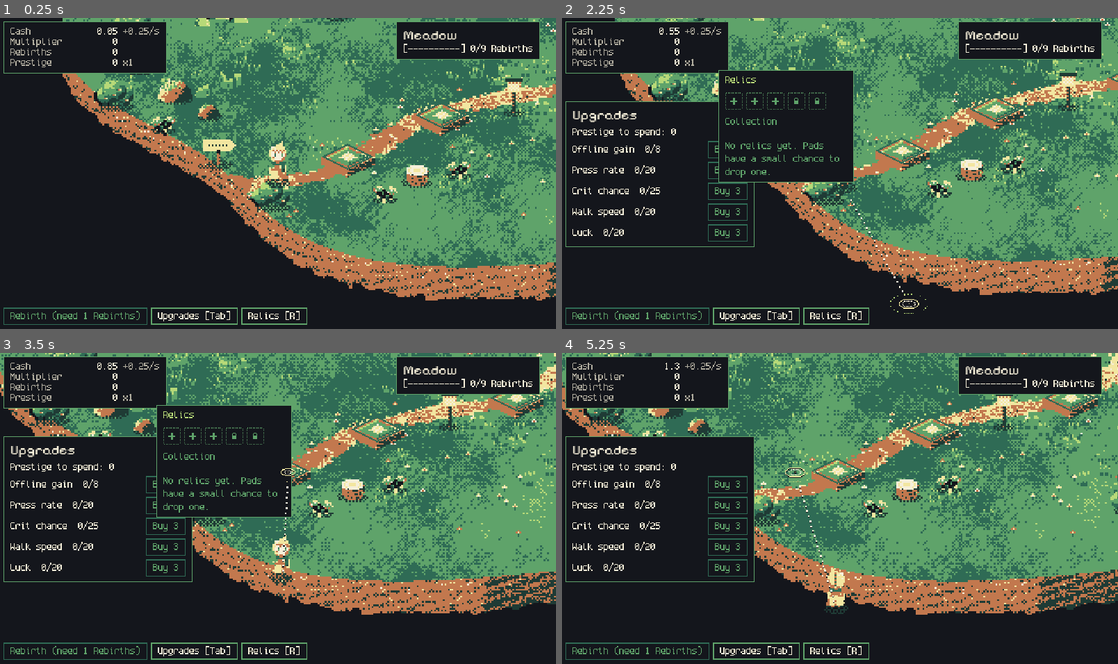
Above: before the commit, frames 1-4 (two rows, left to right).
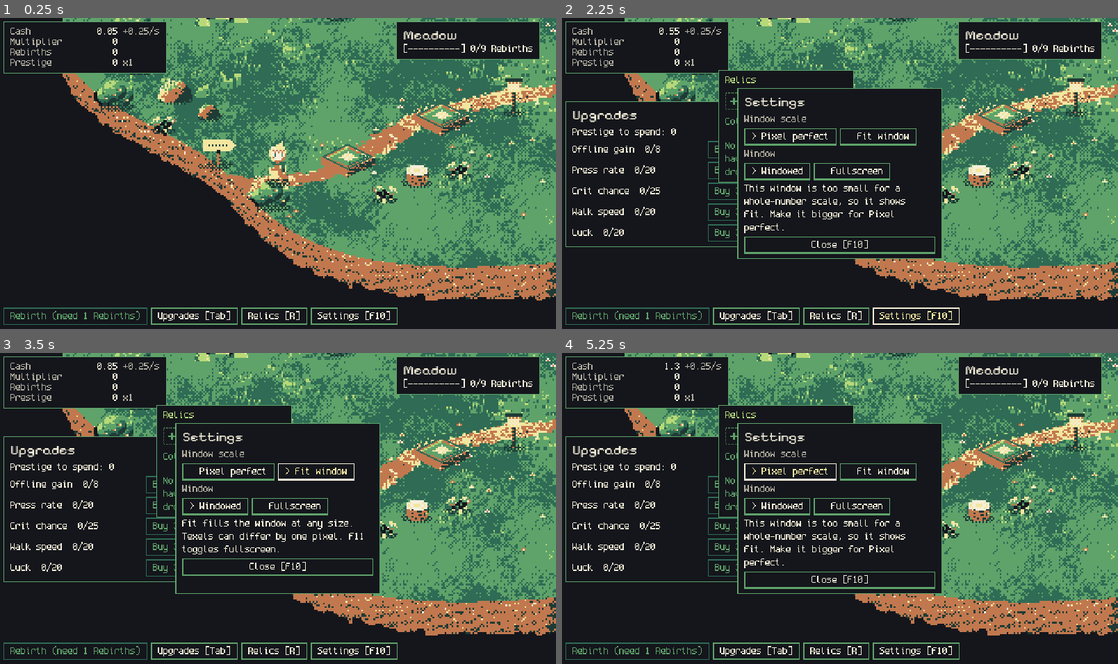
Above: after the commit, the same moments.

Repository: FreezingShock/Plinky
Game: Godot game, scene res://main.tscn
Two runs of this game, one before a commit and one after it. Both use one fixed random seed, a clock stepped at 60 frames per second and the inputs below.
Inputs (mouse positions are in pixels of both pictures, inside the frame that each line leads up to):
- Up to frame 1 (0.25 s): no input
- Up to frame 2 (2.25 s): click "Upgrades [Tab]" at 0.5 s; click "Relics [R]" at 1.25 s; click (917, 316) at 2 s, where only the run after the commit has a clickable "Settings [F10]"
- Up to frame 3 (3.5 s): click (316, 471) at 2.75 s, where only the run after the commit has a clickable "Fit window"
- Up to frame 4 (5.25 s): click (789, 471) at 3.5 s, where only the run after the commit has a clickable "Pixel perfect"; tap Enter (ui_accept) at 4.25 s; drag from (734, 436) to (895, 440) at 4.27 s; click (789, 471) at 5 s, where only the run after the commit has a clickable "> Pixel perfect"

The runs differ from the first frame. In frame 1, 0.2% of the frame differs, in the area x 55-72%, y 93-99%; in frame 2, 28%; in frame 3, 37%; in frame 4, 44%, in the area x 0-100%, y 0-99%.

Commit message:
Add Settings panel with Pixel perfect / Fit window and fullscreen
- DisplaySettings: window scale (Pixel perfect or Fit) and windowed/fullscreen,
  saved to user://settings.cfg. Pixel perfect falls back to Fit below 2x so the
  640x360 view never shrinks to a 1x island in a bigger window.
- DisplayPanel: Settings panel (F10 or bottom-bar button). F11 toggles fullscreen.
- Main re-applies scaling on every window resize, min window size 640x360.
- tools/size_shots.gd: captures the real main scene at several window sizes
  and the settings panel into shots/sizes/.
- Decisions logged in docs/decisions.md.

Co-Authored-By: Claude Haiku 5.5 <noreply@anthropic.com>
Claude-Session: https://claude.ai/code/session_01Pmx9dVeV2kXYxzyrPCKLgJ

Diff:
--- a/main.gd
+++ b/main.gd
@@ -21,11 +21,14 @@
 var hud: Hud
 var tooltip: PadTooltip
 var relic_panel: RelicPanel
+var display_panel: DisplayPanel
 var palette_id: StringName = Palettes.MEADOW
 
 
 func _ready() -> void:
 	mouse_filter = Control.MOUSE_FILTER_IGNORE  # pads and walker read clicks in _unhandled_input; STOP on the root swallowed them all
+	DisplaySettings.apply(get_window())
+	get_window().size_changed.connect(_on_window_resized)
 	sim = GameState.sim
 	theme = (load(THEME_PATH) as Theme).duplicate(true)
 	texture_filter = CanvasItem.TEXTURE_FILTER_NEAREST
@@ -80,6 +83,7 @@
 	add_child(hud)
 	hud.setup(sim)
 	_wire_relics()
+	_wire_display()
 	tooltip = PadTooltip.new()
 	add_child(tooltip)
 
@@ -112,12 +116,23 @@
 
 
 func _unhandled_key_input(event: InputEvent) -> void:
-	if event is InputEventKey and event.pressed and not event.echo and event.keycode == KEY_ESCAPE:
-		var any: bool = relic_panel.visible or hud.upgrades_open()
+	if not (event is InputEventKey and event.pressed and not event.echo):
+		return
+	if event.keycode == KEY_F11:
+		DisplaySettings.toggle_fullscreen(get_window())
+		get_viewport().set_input_as_handled()
+	elif event.keycode == KEY_ESCAPE:
+		var any: bool = relic_panel.visible or hud.upgrades_open() or display_panel.visible
 		relic_panel.hide()
+		display_panel.close()
 		hud.close_panels()
 		if any:
 			get_viewport().set_input_as_handled()
+
+
+## Window resize: re-pick integer or fit scaling for the new window size.
+func _on_window_resized() -> void:
+	DisplaySettings.apply(get_window())
 
 
 ## The Walker anchor sits on the pad path. Slide the start away from every pad (>= SPAWN_CLEARANCE texels,
@@ -208,3 +223,15 @@
 	hud.relic_panel_toggled.connect(func(_open: bool) -> void: panel.visible = not panel.visible)
 	inv.relic_gained.connect(func(id: StringName, _s: int) -> void:
 		Juice.relic_drop(pad_glow, inv.rarity_of(id)))
+
+
+## Settings panel (F10 or the bottom-bar button). Centred over the view, closes with F10 or Esc.
+func _wire_display() -> void:
+	display_panel = DisplayPanel.new()
+	hud.add_child(display_panel)
+	display_panel.bind(get_window())
+	hud.settings_toggled.connect(func(_open: bool) -> void:
+		if display_panel.visible:
+			display_panel.close()
+		else:
+			display_panel.open())
--- /dev/null
+++ b/tools/size_shots.gd
@@ -0,0 +1,69 @@
+extends SceneTree
+## Captures the real main scene at several window sizes and both scale modes, then the settings panel.
+## Writes PNGs to shots/sizes/. Needs a real window (not --headless).
+## Run: godot --path . --script tools/size_shots.gd
+
+## [width, height, scale mode (0 = Pixel perfect, 1 = Fit)]
+const CASES: Array = [
+	[1280, 720, 0],
+	[1024, 768, 0],
+	[1366, 768, 0],
+	[1024, 768, 1],
+	[1920, 1080, 0],
+	[1920, 1080, 1],
+	[1600, 1000, 1],
+	[2560, 1080, 1],
+	[800, 600, 1],
+]
+const SETTLE_FRAMES: int = 12
+
+
+func _init() -> void:
+	var out_dir: String = ProjectSettings.globalize_path("res://shots/sizes")
+	DirAccess.make_dir_recursive_absolute(out_dir)
+	var main: Node = (load("res://main.tscn") as PackedScene).instantiate()
+	root.add_child(main)
+	await _settle()
+
+	for c: Array in CASES:
+		var w: int = c[0]
+		var h: int = c[1]
+		DisplaySettings.set_scale_mode(root, c[2])
+		DisplayServer.window_set_size(Vector2i(w, h))
+		await _settle()
+		DisplaySettings.apply(root)
+		await _settle()
+		var real: Vector2i = DisplayServer.window_get_size()
+		var fname: String = "%dx%d_%s" % [real.x, real.y, "pixel" if c[2] == 0 else "fit"]
+		print("shot ", fname, " scale=", DisplaySettings.integer_scale(root), " stretch=", root.content_scale_stretch)
+		_save(out_dir + "/" + fname + ".png")
+
+	# Settings panel open at 1920x1080 Pixel perfect.
+	DisplaySettings.set_scale_mode(root, DisplaySettings.Scale.PIXEL)
+	DisplayServer.window_set_size(Vector2i(1920, 1080))
+	await _settle()
+	DisplaySettings.apply(root)
+	await _settle()
+	Input.parse_input_event(_key(KEY_F10, true))
+	Input.parse_input_event(_key(KEY_F10, false))
+	await _settle()
+	_save(out_dir + "/settings_panel_1920x1080.png")
+	quit(0)
+
+
+func _settle() -> void:
+	for i in SETTLE_FRAMES:
+		await process_frame
+
+
+func _key(code: Key, down: bool) -> InputEventKey:
+	var ev := InputEventKey.new()
+	ev.keycode = code
+	ev.physical_keycode = code
+	ev.pressed = down
+	return ev
+
+
+func _save(path: String) -> void:
+	var img: Image = root.get_texture().get_image()
+	print("save ", path, " err=", img.save_png(path))
--- /dev/null
+++ b/ui/display_panel.gd
@@ -0,0 +1,111 @@
+class_name DisplayPanel
+extends PanelContainer
+## Settings panel (F10, or the Settings button in the bottom bar). Window scale and window mode.
+## Every choice writes through DisplaySettings, so it is saved and applied at once.
+
+var _win: Window
+var _pixel_btn: PixelButton
+var _fit_btn: PixelButton
+var _window_btn: PixelButton
+var _full_btn: PixelButton
+var _hint: Label
+
+
+func bind(win: Window) -> void:
+	_win = win
+	visible = false
+	var v := VBoxContainer.new()
+	v.add_theme_constant_override("separation", 4)
+	add_child(v)
+
+	var title := Label.new()
+	title.theme_type_variation = &"TitleLabel"
+	title.text = "Settings"
+	v.add_child(title)
+
+	v.add_child(_caption("Window scale"))
+	var scale_row := HBoxContainer.new()
+	scale_row.add_theme_constant_override("separation", 4)
+	v.add_child(scale_row)
+	_pixel_btn = _option(scale_row, "Pixel perfect", func() -> void:
+		DisplaySettings.set_scale_mode(_win, DisplaySettings.Scale.PIXEL)
+		refresh())
+	_fit_btn = _option(scale_row, "Fit window", func() -> void:
+		DisplaySettings.set_scale_mode(_win, DisplaySettings.Scale.FIT)
+		refresh())
+
+	v.add_child(_caption("Window"))
+	var mode_row := HBoxContainer.new()
+	mode_row.add_theme_constant_override("separation", 4)
+	v.add_child(mode_row)
+	_window_btn = _option(mode_row, "Windowed", func() -> void:
+		DisplaySettings.set_fullscreen(_win, false)
+		refresh())
+	_full_btn = _option(mode_row, "Fullscreen", func() -> void:
+		DisplaySettings.set_fullscreen(_win, true)
+		refresh())
+
+	_hint = Label.new()
+	_hint.custom_minimum_size.x = 220
+	_hint.autowrap_mode = TextServer.AUTOWRAP_WORD
+	v.add_child(_hint)
+
+	var close_btn := PixelButton.new()
+	close_btn.text = "Close [F10]"
+	close_btn.pressed.connect(close)
+	v.add_child(close_btn)
+
+	_win.size_changed.connect(_on_window_changed)
+	refresh()
+
+
+func open() -> void:
+	refresh()
+	visible = true
+	reset_size()
+	await get_tree().process_frame
+	position = ((Vector2(DisplaySettings.BASE) - size) * 0.5).floor()
+
+
+func close() -> void:
+	visible = false
+
+
+func refresh() -> void:
+	if _win == null:
+		return
+	var is_pixel: bool = DisplaySettings.scale_mode == DisplaySettings.Scale.PIXEL
+	_pixel_btn.text = _tag(is_pixel, "Pixel perfect")
+	_fit_btn.text = _tag(not is_pixel, "Fit window")
+	_window_btn.text = _tag(not DisplaySettings.fullscreen, "Windowed")
+	_full_btn.text = _tag(DisplaySettings.fullscreen, "Fullscreen")
+	if is_pixel and not DisplaySettings.pixel_active(_win):
+		_hint.text = "This window is too small for a whole-number scale, so it shows Fit. Make it bigger for Pixel perfect."
+	elif is_pixel:
+		_hint.text = "Pixel perfect keeps every texel the same size. F11 toggles fullscreen."
+	else:
+		_hint.text = "Fit fills the window at any size. Texels can differ by one pixel. F11 toggles fullscreen."
+
+
+func _on_window_changed() -> void:
+	if visible:
+		refresh()
+
+
+func _caption(text: String) -> Label:
+	var l := Label.new()
+	l.text = text
+	l.modulate = Color(1, 1, 1, 0.7)
+	return l
+
+
+func _option(row: HBoxContainer, label: String, on_pick: Callable) -> PixelButton:
+	var b := PixelButton.new()
+	b.text = label
+	b.pressed.connect(on_pick)
+	row.add_child(b)
+	return b
+
+
+func _tag(on: bool, label: String) -> String:
+	return ("> " if on else "  ") + label
--- /dev/null
+++ b/ui/display_settings.gd
@@ -0,0 +1,77 @@
+class_name DisplaySettings
+extends RefCounted
+## Window scale and window mode.
+## Scale: Pixel perfect (whole-number scale, the spec default) or Fit (fills the window at any size).
+## Mode: windowed or fullscreen (F11). Saved to user://settings.cfg.
+## Below MIN_PIXEL_SCALE, Pixel perfect would show the 640x360 view as a small island in a larger window,
+## so it falls back to Fit until the window is big enough for a 2x whole-number scale.
+
+enum Scale { PIXEL, FIT }
+
+const PATH: String = "user://settings.cfg"
+const SECTION: String = "display"
+const BASE: Vector2i = Vector2i(640, 360)
+const MIN_PIXEL_SCALE: int = 2
+
+static var scale_mode: int = Scale.PIXEL
+static var fullscreen: bool = false
+static var _loaded: bool = false
+
+
+static func load_settings() -> void:
+	if _loaded:
+		return
+	_loaded = true
+	var cfg := ConfigFile.new()
+	if cfg.load(PATH) != OK:
+		return
+	scale_mode = clampi(int(cfg.get_value(SECTION, "scale", Scale.PIXEL)), Scale.PIXEL, Scale.FIT)
+	fullscreen = bool(cfg.get_value(SECTION, "fullscreen", false))
+
+
+static func save_settings() -> void:
+	var cfg := ConfigFile.new()
+	cfg.set_value(SECTION, "scale", scale_mode)
+	cfg.set_value(SECTION, "fullscreen", fullscreen)
+	cfg.save(PATH)
+
+
+## Largest whole-number scale at which the window can show the 640x360 view.
+static func integer_scale(win: Window) -> int:
+	return maxi(1, mini(win.size.x / BASE.x, win.size.y / BASE.y))
+
+
+## True when Pixel perfect is actually in use (it falls back to Fit below MIN_PIXEL_SCALE).
+static func pixel_active(win: Window) -> bool:
+	return scale_mode == Scale.PIXEL and integer_scale(win) >= MIN_PIXEL_SCALE
+
+
+## Push the saved settings to the window. Safe to call on every resize.
+static func apply(win: Window) -> void:
+	load_settings()
+	win.min_size = BASE
+	var want: Window.Mode = Window.MODE_FULLSCREEN if fullscreen else Window.MODE_WINDOWED
+	if win.mode != want:
+		win.mode = want
+	var stretch: Window.ContentScaleStretch = Window.CONTENT_SCALE_STRETCH_INTEGER if pixel_active(win) else Window.CONTENT_SCALE_STRETCH_FRACTIONAL
+	if win.content_scale_stretch != stretch:
+		win.content_scale_stretch = stretch
+
+
+static func set_scale_mode(win: Window, mode: int) -> void:
+	load_settings()
+	scale_mode = clampi(mode, Scale.PIXEL, Scale.FIT)
+	save_settings()
+	apply(win)
+
+
+static func set_fullscreen(win: Window, on: bool) -> void:
+	load_settings()
+	fullscreen = on
+	save_settings()
+	apply(win)
+
+
+static func toggle_fullscreen(win: Window) -> void:
+	load_settings()
+	set_fullscreen(win, not fullscreen)
--- a/ui/hud.gd
+++ b/ui/hud.gd
@@ -4,6 +4,7 @@
 ## calls the GameState API. Colours and fonts come from the theme on the root Control.
 
 signal relic_panel_toggled(open: bool)
+signal settings_toggled(open: bool)
 
 const REFRESH: float = 0.1
 
@@ -115,6 +116,10 @@
 		rb.text = "Relics [R]"
 		rb.pressed.connect(func() -> void: relic_panel_toggled.emit(true))
 		h.add_child(rb)
+	var st := PixelButton.new()
+	st.text = "Settings [F10]"
+	st.pressed.connect(func() -> void: settings_toggled.emit(true))
+	h.add_child(st)
 
 
 func _build_upgrades() -> void:
@@ -155,6 +160,9 @@
 			get_viewport().set_input_as_handled()
 		elif event.keycode == KEY_R and GameState.relics != null:
 			relic_panel_toggled.emit(true)
+		elif event.keycode == KEY_F10:
+			settings_toggled.emit(true)
+			get_viewport().set_input_as_handled()
 
 
 func _process(delta: float) -> void:
Not shown, changed: docs/decisions.md
